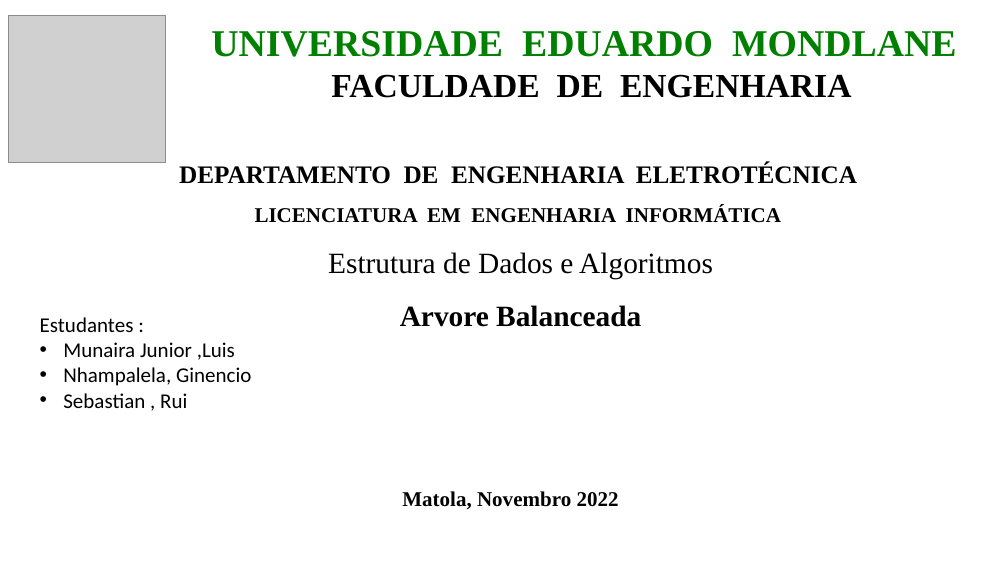
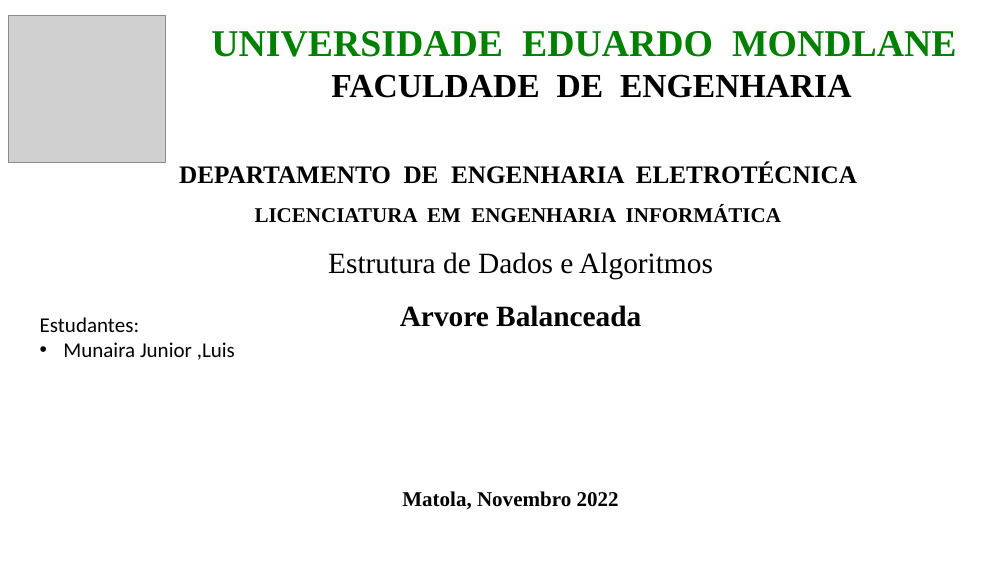
Before and after one commit to LuisMunaira/Balanced-binary-tree_Data-structure, a slide deck: slide 1 of EDA_AVL.pptx. Drawn at 1008x567 pixels with LibreOffice and Linux fonts; fonts in the diff are those of the drawing; grey boxes stand for pictures. Boxes give left, top, right and bottom in pixels: in the first picture for what was removed or moved away, otherwise in the second. Text is boxed around its words. In the diff, an @@ line names an element or a change of style, - is before the commit and + after.

Commit message:
AVL

```diff
--- a/EDA_AVL.pptx
+++ b/EDA_AVL.pptx
@@ text at [40,317,139,332]: spaces changed @@
-Estudantes :
+Estudantes:
@@ text at [63,367,251,408]: paragraphs removed @@
-• Nhampalela, Ginencio
-• Sebastian , Rui
```
